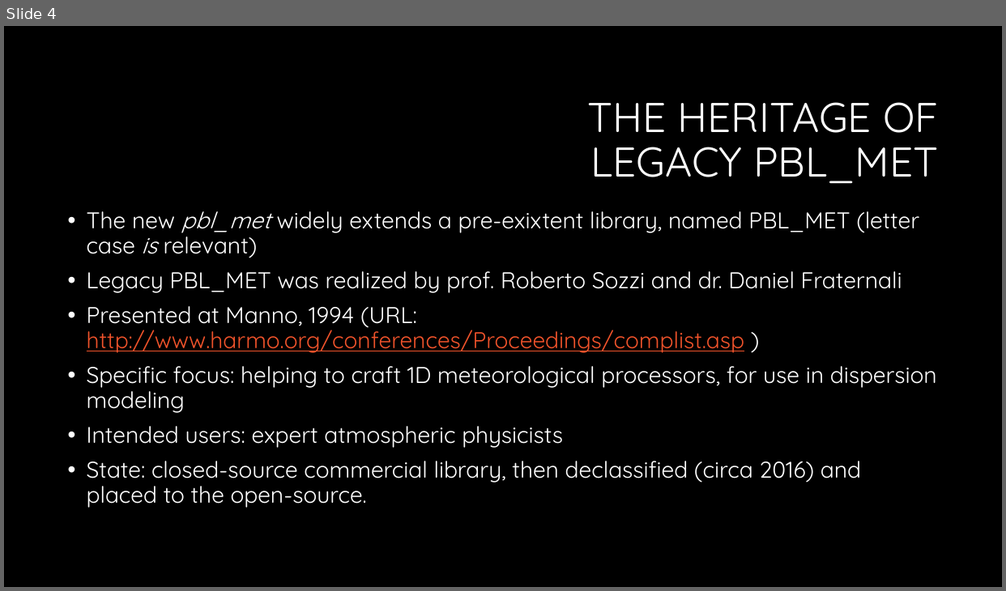
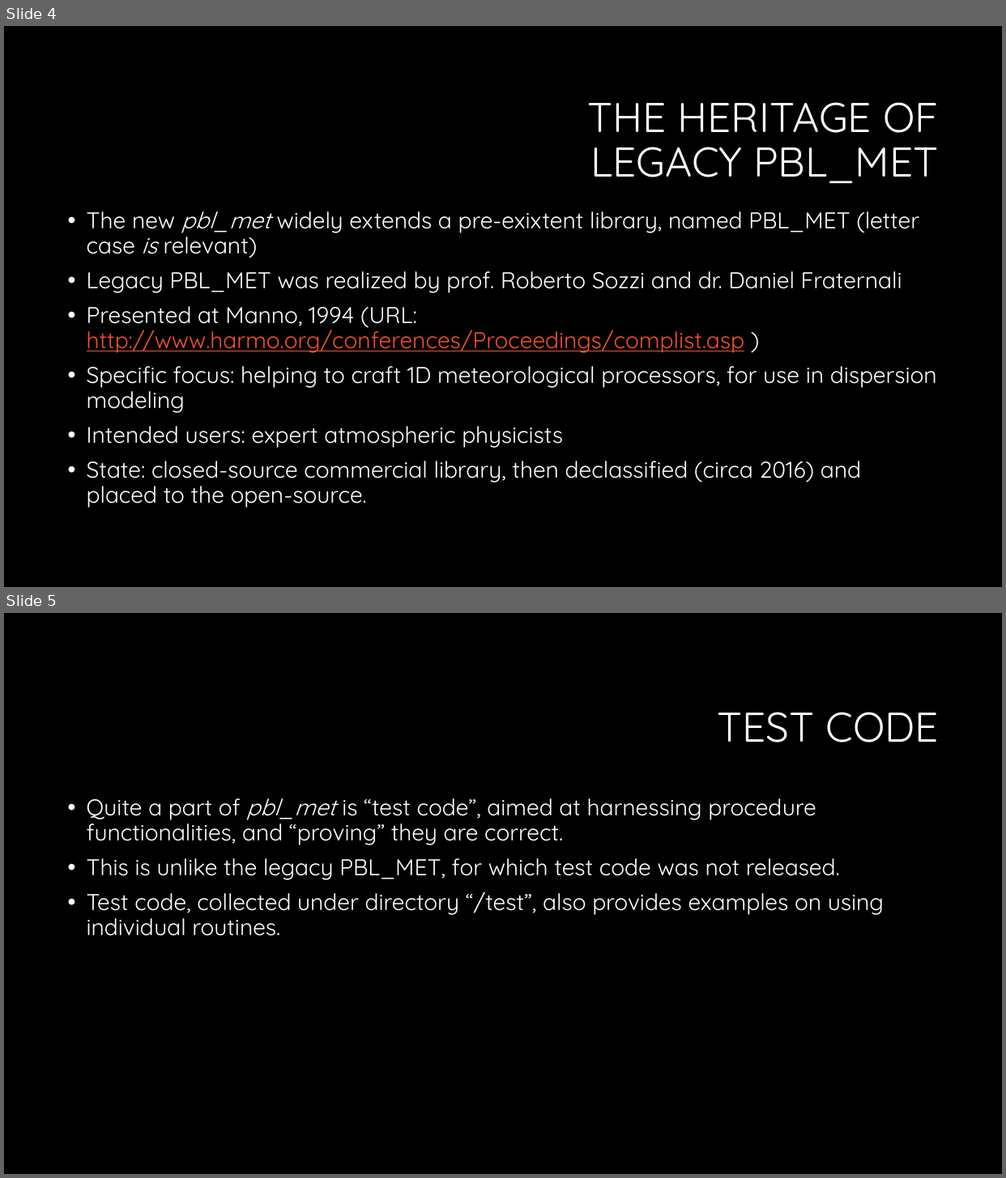
Before and after one commit to serv-terr/pbl_met, a slide deck: doc/pbl_met description.pptx. Shown one above the other, each under a label of ours: slide 4 before the commit, slides 4 and 5 after it. The pictures are 1006x591 and 1006x1178 pixels, drawn with LibreOffice and Linux fonts; fonts in the diff are those of the drawing; background and template pictures are left out. Boxes give left, top, right and bottom in pixels: in the first picture for what was removed or moved away, otherwise in the second. Text is boxed around its words. In the diff, an @@ line names an element or a change of style, - is before the commit and + after.

```diff
--- a/doc/pbl_met description.pptx
+++ b/doc/pbl_met description.pptx
@@ slide 5 added at [4,613,1002,1174], background #000000 @@
@@ title added at [718,712,939,743], 40 pt, text #FFFFFF @@
+TEST CODE
@@ text added at [87,798,884,936], 22 pt, text #FFFFFF @@
+• Quite a part of pbl_met is “test code”, aimed at harnessing procedure functionalities, and “proving” they are correct.
+• This is unlike the legacy PBL_MET, for which test code was not released.
+• Test code, collected under directory “/test”, also provides examples on using individual routines.
```
Also in this commit, not shown: 3 other slides added.
